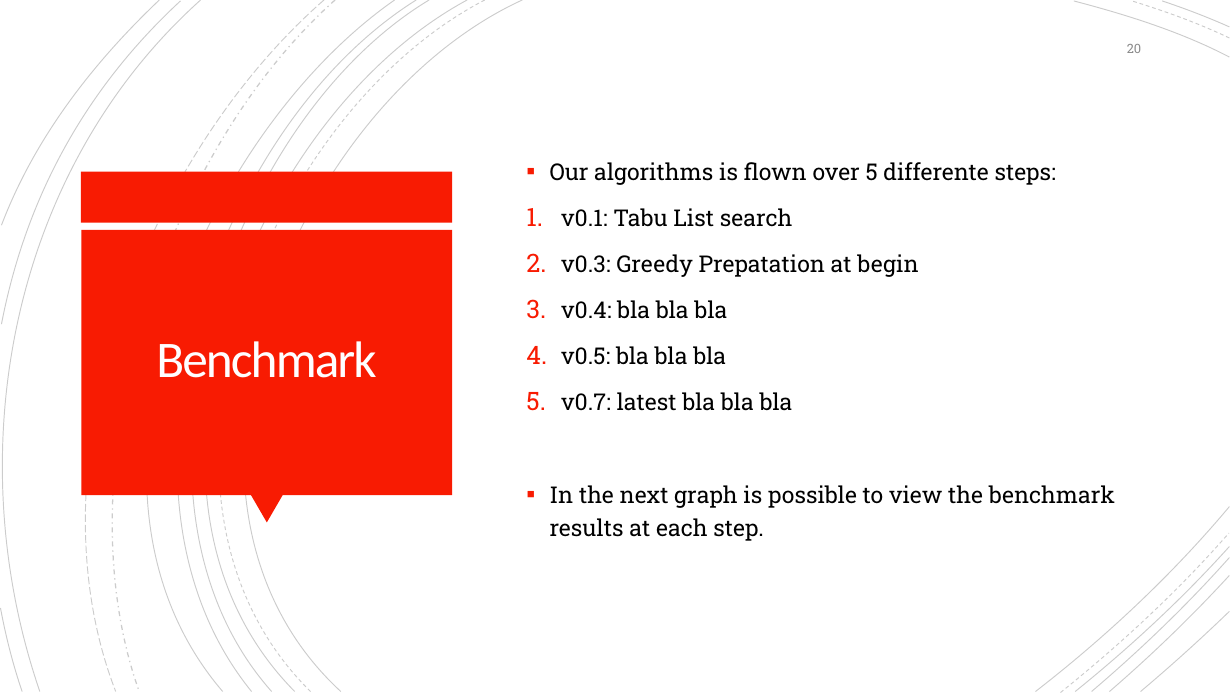
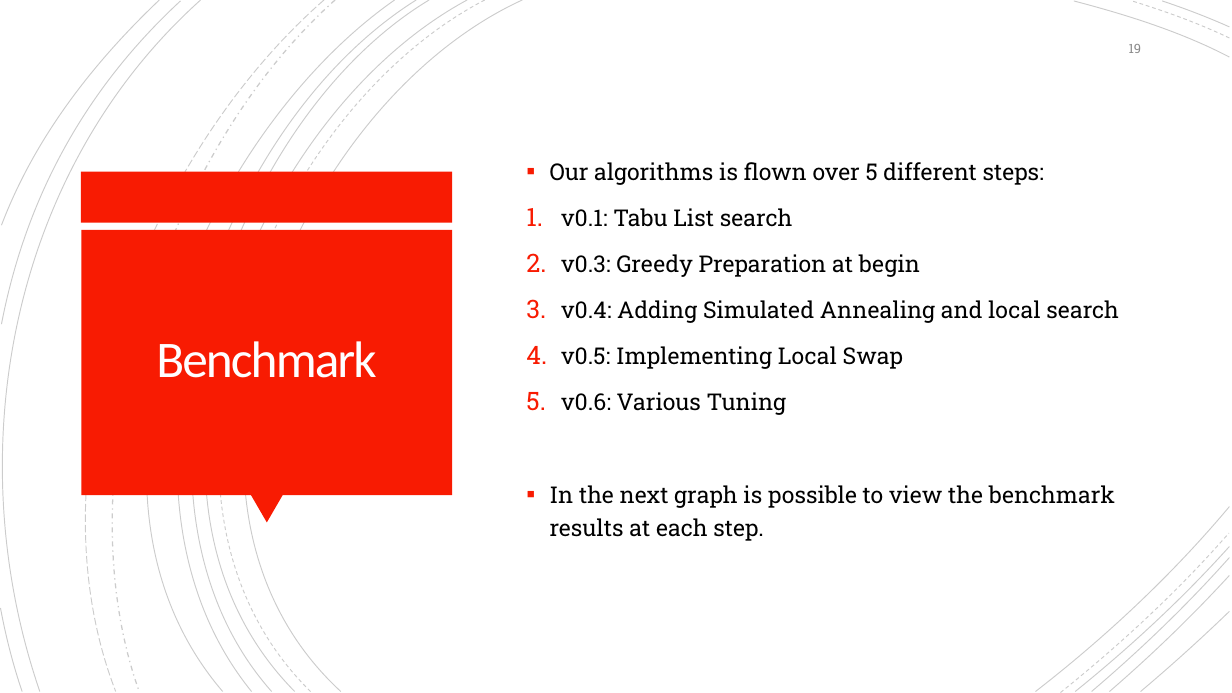
Before and after one commit to Jacopx/OMA_ExamTimeTable, a slide deck: slide 19 of PowerPoint/OMA-MZ_03-Presentation.pptx (slide 20 before the commit). Drawn at 1232x693 pixels with LibreOffice and Linux fonts; fonts in the diff are those of the drawing. Boxes give left, top, right and bottom in pixels: in the first picture for what was removed or moved away, otherwise in the second. Text is boxed around its words. In the diff, an @@ line names an element or a change of style, - is before the commit and + after.

```diff
--- a/PowerPoint/OMA-MZ_03-Presentation.pptx
+++ b/PowerPoint/OMA-MZ_03-Presentation.pptx
@@ page number at box(1129, 44, 1141, 53): text changed @@
-20
+19
@@ text at box(550, 162, 1044, 185): text changed @@
-▪ Our algorithms is flown over 5 differente steps:
+▪ Our algorithms is flown over 5 different steps:
@@ text at box(561, 254, 1119, 415): text changed @@
-2. v0.3: Greedy Prepatation at begin
-3. v0.4: bla bla bla
-4. v0.5: bla bla bla
-5. v0.7: latest bla bla bla
+2. v0.3: Greedy Preparation at begin
+3. v0.4: Adding Simulated Annealing and local search
+4. v0.5: Implementing Local Swap
+5. v0.6: Various Tuning
```
Also in this commit, not shown: 5 other slides changed, 1 slide removed, 3 other files.
